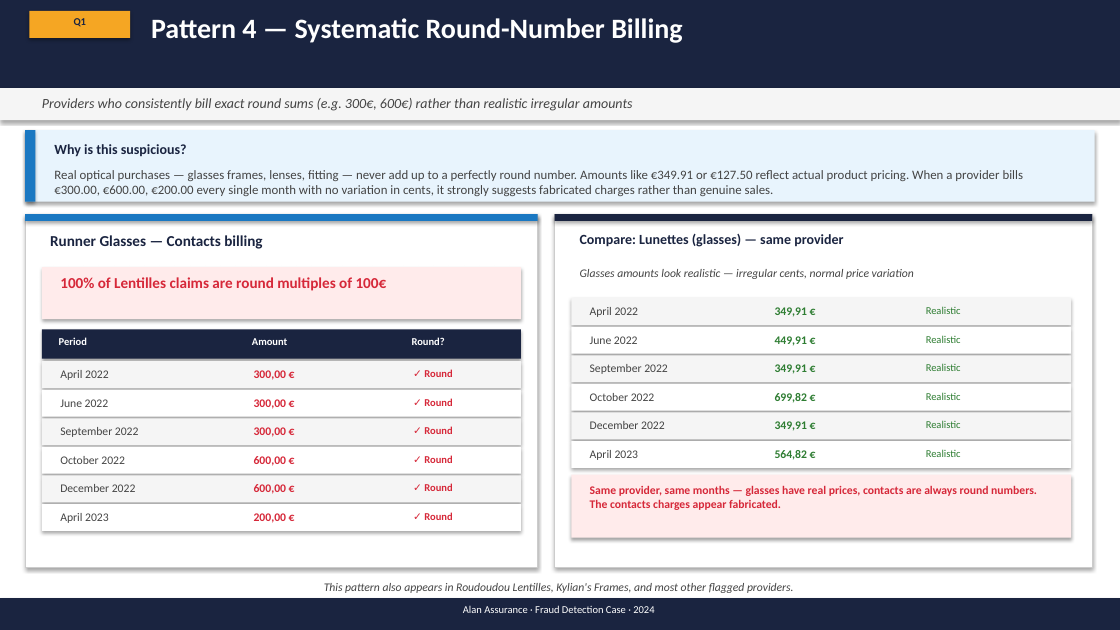
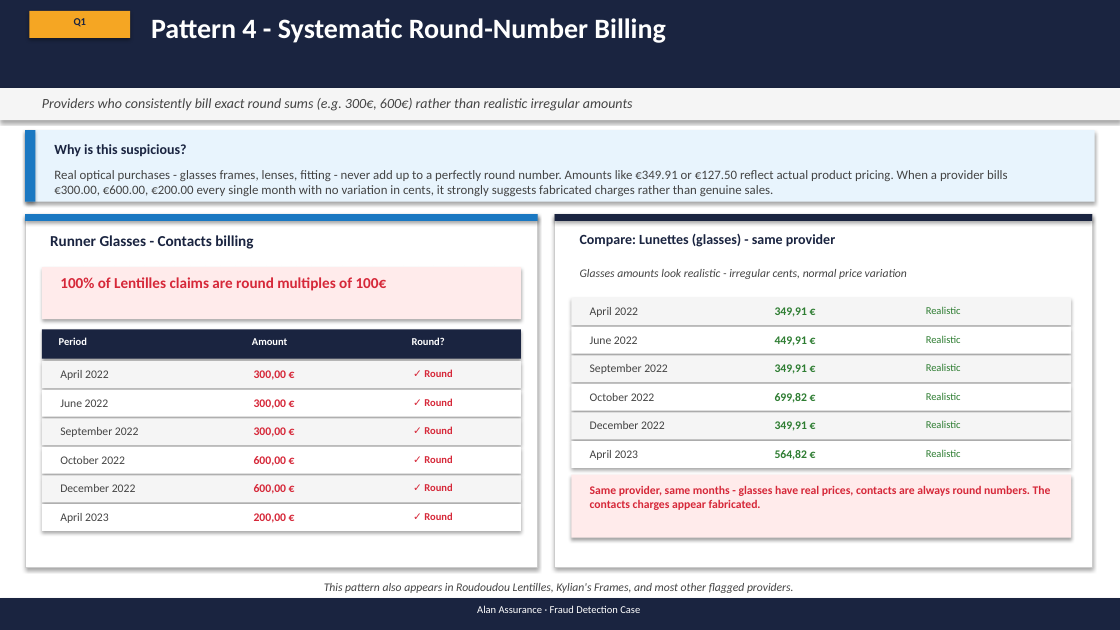
Before and after one commit to MaxwellM34/InsuranceFraudDetection, a slide deck: slide 8 of fraud_ops_presentation_updated.pptx. Drawn at 1120x630 pixels with LibreOffice and Linux fonts; fonts in the diff are those of the drawing. Boxes give left, top, right and bottom in pixels: in the first picture for what was removed or moved away, otherwise in the second. Text is boxed around its words. In the diff, an @@ line names an element or a change of style, - is before the commit and + after.

```diff
--- a/fraud_ops_presentation_updated.pptx
+++ b/fraud_ops_presentation_updated.pptx
@@ text at (151,18,665,43): text changed @@
-Pattern 4 — Systematic Round-Number Billing
+Pattern 4 - Systematic Round-Number Billing
@@ text at (54,170,1008,196): text changed @@
-Real optical purchases — glasses frames, lenses, fitting — never add up to a perfectly round number. Amounts like €349.91 or €127.50 reflect actual product pricing. When a provider bills €300.00, €600.00, €200.00 every single month with no variation in cents, it strongly suggests fabricated charges rather than genuine sales.
+Real optical purchases - glasses frames, lenses, fitting - never add up to a perfectly round number. Amounts like €349.91 or €127.50 reflect actual product pricing. When a provider bills €300.00, €600.00, €200.00 every single month with no variation in cents, it strongly suggests fabricated charges rather than genuine sales.
@@ text at (50,235,253,249): text changed @@
-Runner Glasses — Contacts billing
+Runner Glasses - Contacts billing
@@ text at (580,234,835,247): text changed @@
-Compare: Lunettes (glasses) — same provider
+Compare: Lunettes (glasses) - same provider
@@ text at (580,269,907,279): text changed @@
-Glasses amounts look realistic — irregular cents, normal price variation
+Glasses amounts look realistic - irregular cents, normal price variation
@@ text at (590,486,1051,510): text changed @@
-Same provider, same months — glasses have real prices, contacts are always round numbers. The contacts charges appear fabricated.
+Same provider, same months - glasses have real prices, contacts are always round numbers. The contacts charges appear fabricated.
@@ text at (477,605,640,613): text changed @@
-Alan Assurance · Fraud Detection Case · 2024
+Alan Assurance · Fraud Detection Case
```
Also in this commit, not shown: 13 other slides changed, 1 slide added, 1 slide removed, 1 other file.
